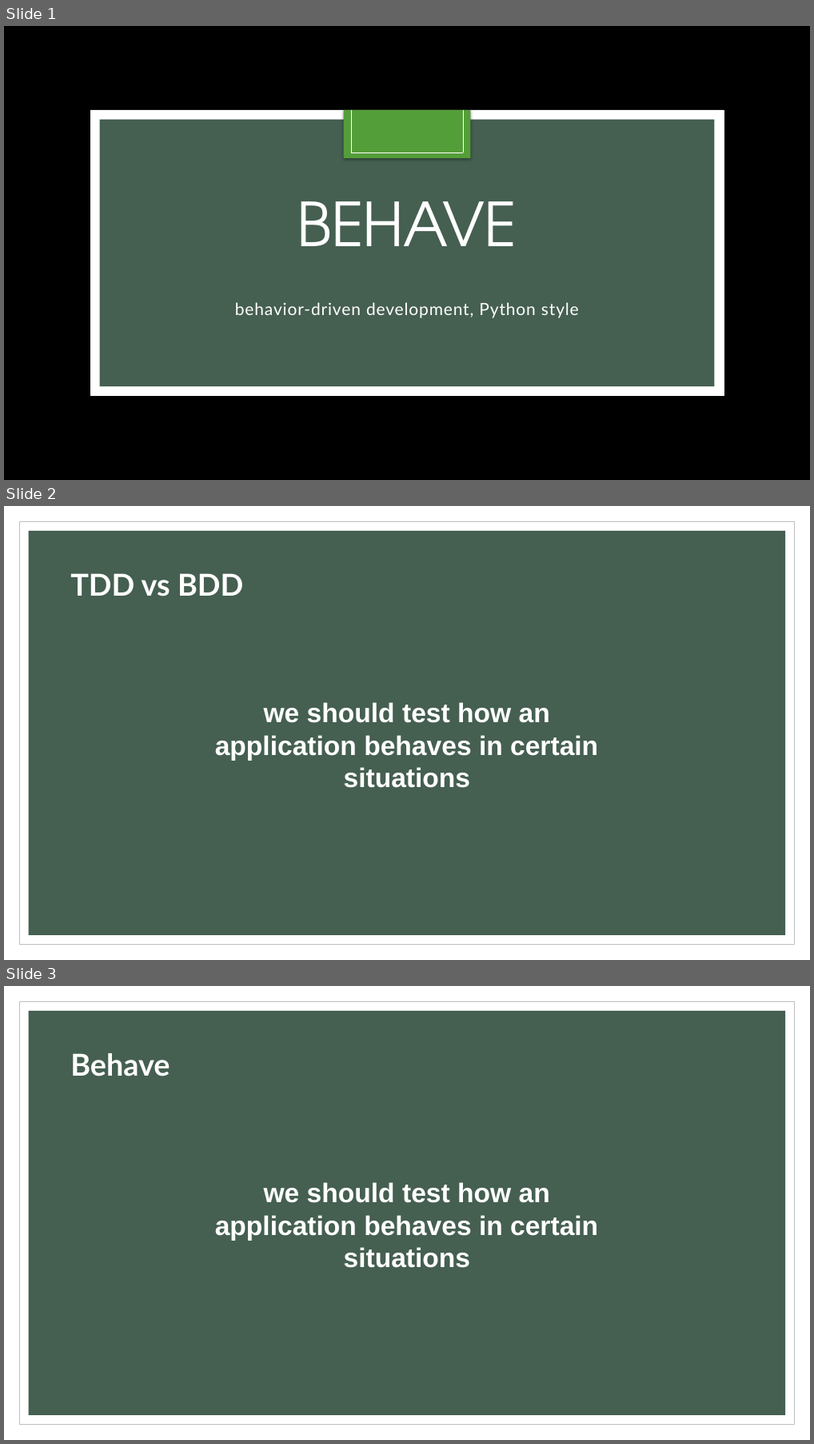
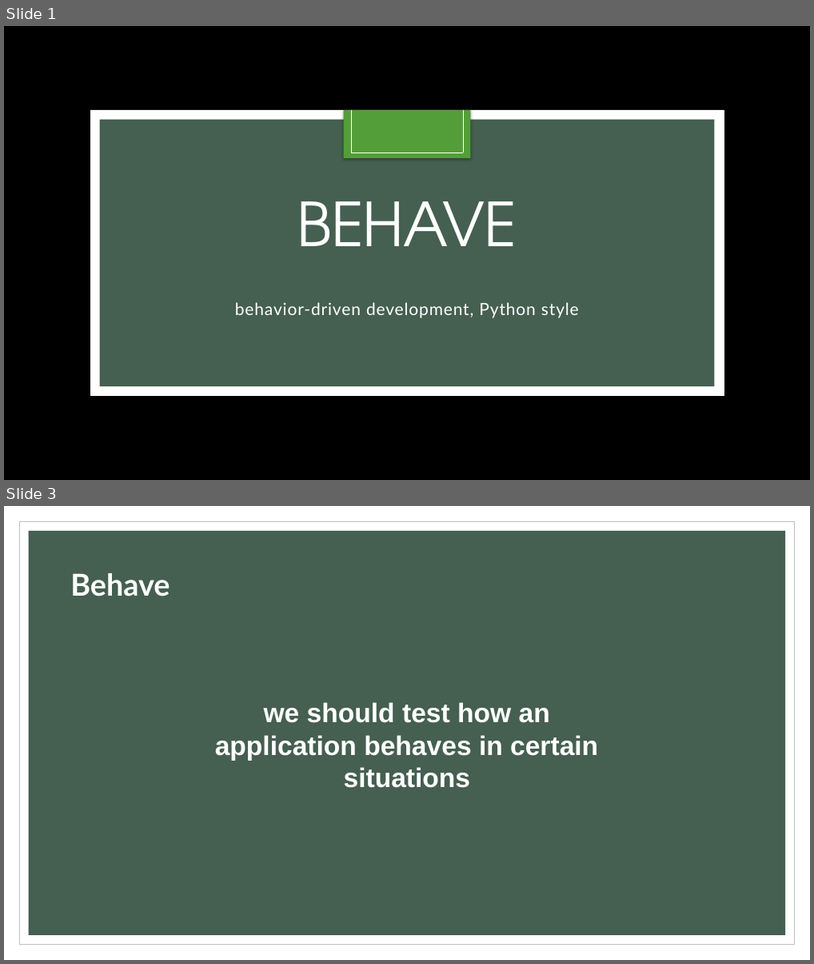
Before and after one commit to SajjadMb/Behave, a slide deck: slide/Behave.pptx. Shown one above the other, each under a label of ours: slides 1, 2 and 3 before the commit, slides 1 and 3 after it; the slides between them are not shown. The pictures are 814x1444 and 814x964 pixels, drawn with LibreOffice and Linux fonts; fonts in the diff are those of the drawing; background and template pictures are left out. Boxes give left, top, right and bottom in pixels: in the first picture for what was removed or moved away, otherwise in the second. Text is boxed around its words. In the diff, an @@ line names an element or a change of style, - is before the commit and + after.

```diff
--- a/slide/Behave.pptx
+++ b/slide/Behave.pptx
@@ slide 2 removed at [4,506,810,960], background #FFFFFF; not listed: 2 template elements that a slide beside it also shows @@
@@ text removed at [70,573,243,596] @@
-TDD vs BDD
@@ text removed at [215,702,598,760] @@
-we should test how an application behaves in certain situations
```
Also in this commit, not shown: 5 slides added, 1 other slide removed, 1 other file.
